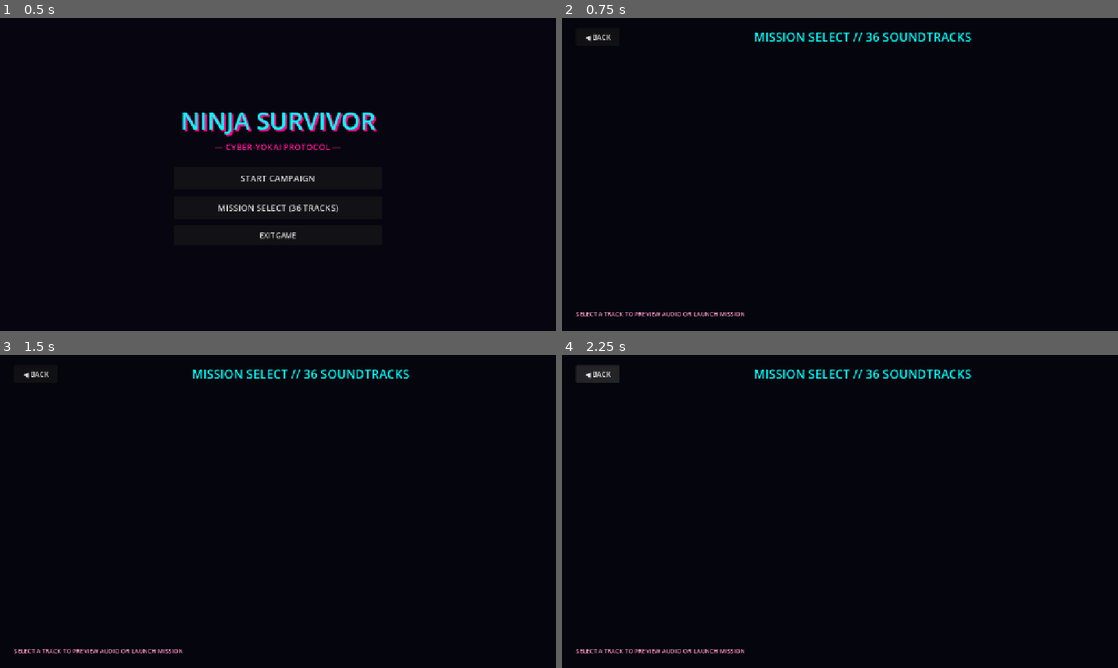
Above: before the commit, frames 1-4 (two rows, left to right).
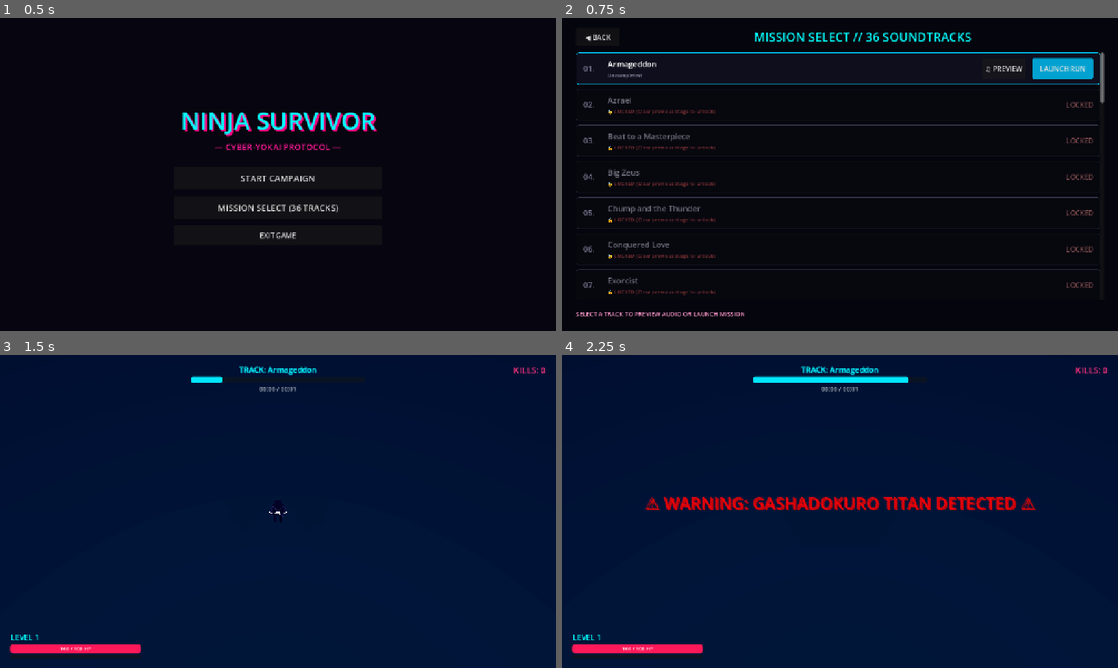
Above: after the commit, the same moments.

Repository: leouofa/ninja-survivor
Game: Godot game, scene res://scenes/menu/MainMenu.tscn
Two runs of this game, one before a commit and one after it. Both use one fixed random seed, a clock stepped at 60 frames per second and the inputs below.
Inputs (mouse positions are in pixels of both pictures, inside the frame that each line leads up to):
- Up to frame 1 (0.5 s): no input
- Up to frame 2 (0.75 s): click "MISSION SELECT (36 TRACKS)" at 0.5 s
- Up to frame 3 (1.5 s): click (500, 405) at 1.25 s, where only the run after the commit has a clickable "LAUNCH RUN"
- Up to frame 4 (2.25 s): click (595, 373) at 2 s, where only the run before the commit has a clickable "◀ BACK"

Frame 1 is identical in both runs. In frame 2, 4.9% of the frame differs, in the area x 2-98%, y 10-89%; in frame 3, 99%; in frame 4, 100%, in the area x 0-100%, y 0-100%.
Error before the commit: Parse Error: Only identifier, attribute access, and subscription access can be used as assignment target. (res://scripts/ui/LevelSelect.gd:41)

Commit message:
updated enemmy rendering

Diff:
--- a/scripts/ui/LevelSelect.gd
+++ b/scripts/ui/LevelSelect.gd
@@ -38,7 +38,7 @@
 	panel.add_child(margin)
 
 	var hbox = HBoxContainer.new()
-	hbox.theme_override_constants/separation = 16
+	hbox.add_theme_constant_override("separation", 16)
 	margin.add_child(hbox)
 
 	# Number label
Binary file changed: assets/models/enemy_chochin.glb
